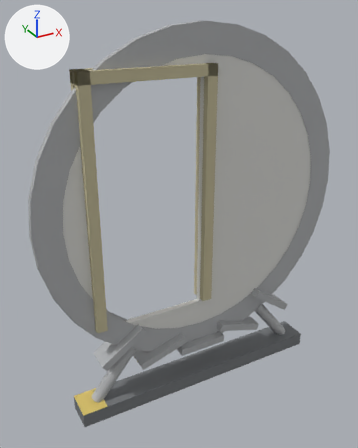
One commit to the glTF model models/kit/habBulkhead_steel.glb: the scene before it, then after it.
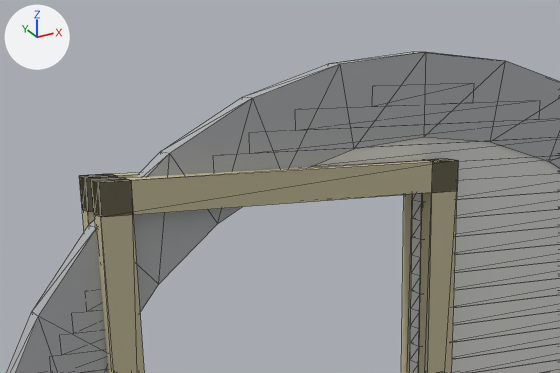
Old and new are each drawn whole from a camera (50 mm lens) standing at (-1.87, -3.06, 3.04) and looking at (-0.14, 0.08, 1.47) and again close up on the part from 11% to 72% of the width and 0% to 33% of the height. Every picture has the same lights, and +X, +Y and +Z are marked at upper left. The last two pictures show the newer version. The close-ups show mesh edges as thin lines. Vertices at exactly the same position are counted once.

In view in the first close-up: 'habBulkhead_steel'.
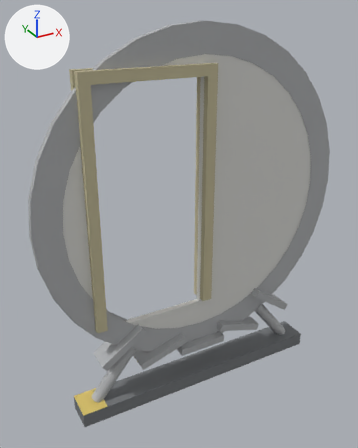
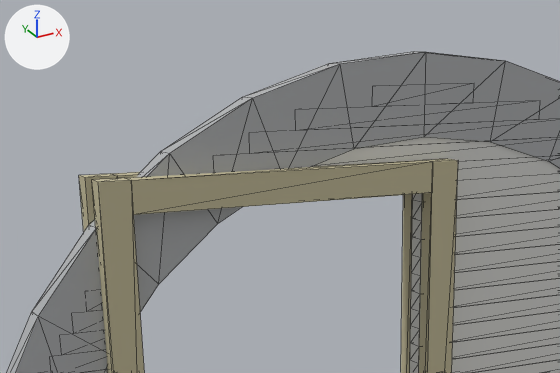
Boxes (x1, y1, x2, y2) around the edits, measured in the close-ups (560 x 373 px; the box of a moved part takes in the faces that stretch with it):
```json
{"part": 1, "of": "me_base", "change": "moved or reshaped", "before": [79, 160, 458, 217], "after": [117, 162, 433, 215]}
```

Scene script edits in JSON lines:
```json
{"block": "me_base", "where": "me_base.from_pydata(...)  # 786 vertices, 1408 faces; spans x -1.3..1.3, y -0.12..0.12, z 0.0..2.95"}
{"block": "me_base", "where": "# used by ob_habbulkhead_steel; location = (0.0, 0.0, 0.0)"}
{"block": "me_base", "where": "# before: 668 (0.08, 0.03, 2.6), 669 (0.08, 0.07, 2.6), 670 (-0.92, 0.07, 2.6) at pixel (82, 209), 671 (-0.92, 0.03, 2.6) at pixel (88, 211), 688 (0.08, -0.08, 2.6) at pixel (457, 191)"}
{"block": "me_base", "where": "# before: 689 (0.08, -0.02, 2.6), 690 (-0.92, -0.02, 2.6) at pixel (94, 214), 691 (-0.92, -0.08, 2.6) at pixel (101, 217)"}
{"block": "me_base", "change": "me_base part 1"}
{"op": "add", "block": "me_base", "code": "for i in [668, 669, 688, 689]: me_base.vertices[i].co += Vector((-0.08, 0.0, 0.0))"}
{"op": "add", "block": "me_base", "code": "for i in [670, 671, 690, 691]: me_base.vertices[i].co += Vector((0.08, 0.0, 0.0))"}
```
